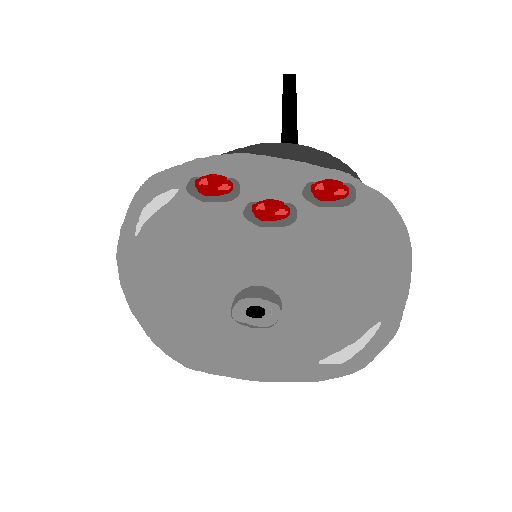
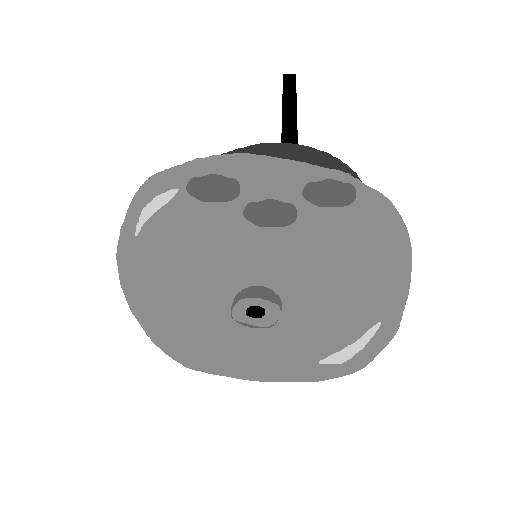
Before/after of a 512px x 512px layered artwork. What changed in the layer stack:
painted on "Layer 1" over [195, 174, 349, 221]
